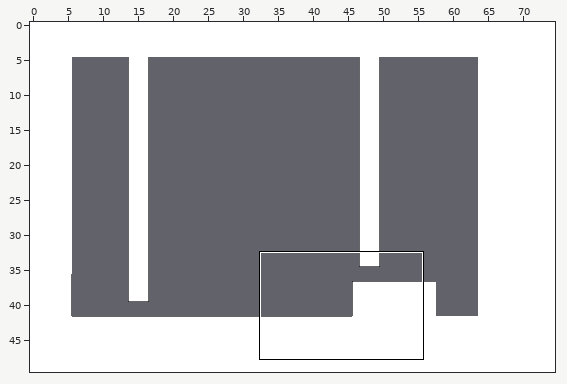
A Tiled map gets an edit: MagnetBoy/MagnetBoy/MagnetBoyContent/climbTest.tmx. Above, an overview of the earlier version with the close-up marked.
Close-up. Before:
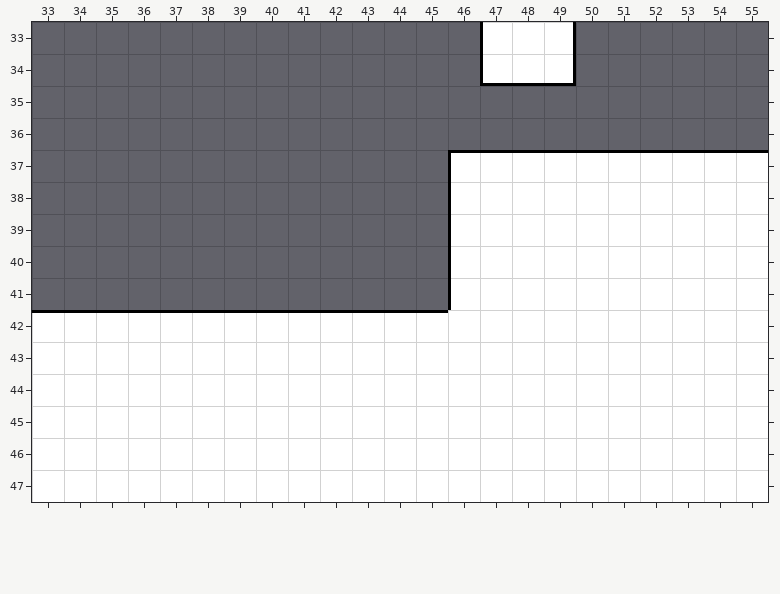
Cells are 32x32 px. Shown: x 33..55, y 33..47.
Once edited:
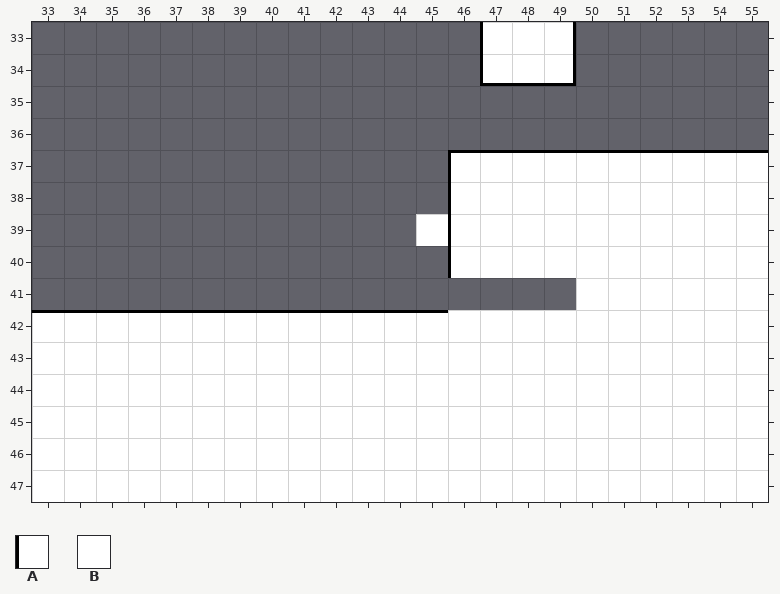
Key: from "genericBlock": A 8, B 9.
_ is an empty cell, . an unchanged one.
What changed:
--- layer "block"
@@ x 45..45 @@
-39 _
+39 B
@@ x 46..49 @@
-41 ABBB
+41 ____
Pixel boxes of the changes (left, top, right, bottom) in both close-ups:
added: (416, 214, 448, 246)
removed: (448, 278, 576, 310)
